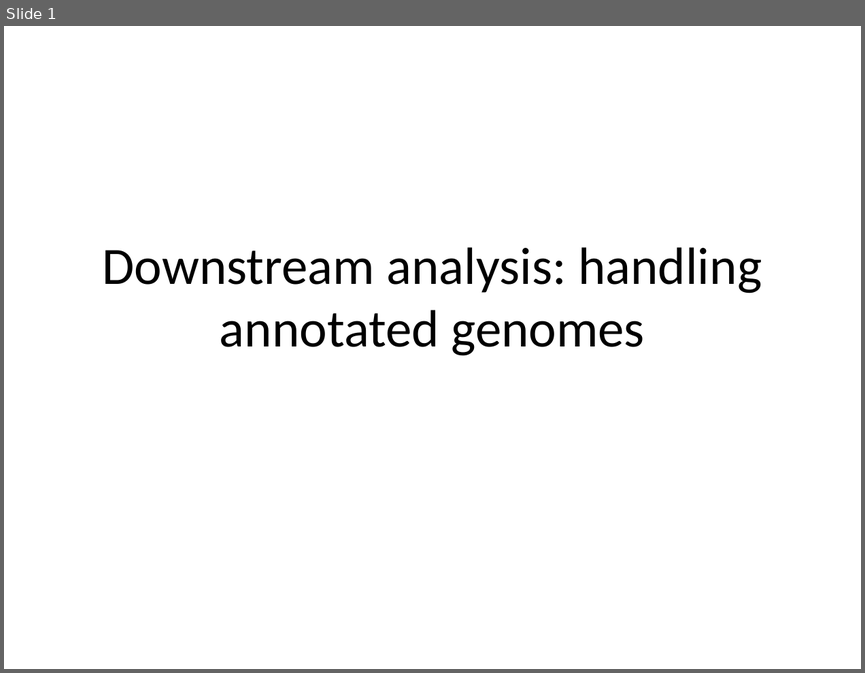
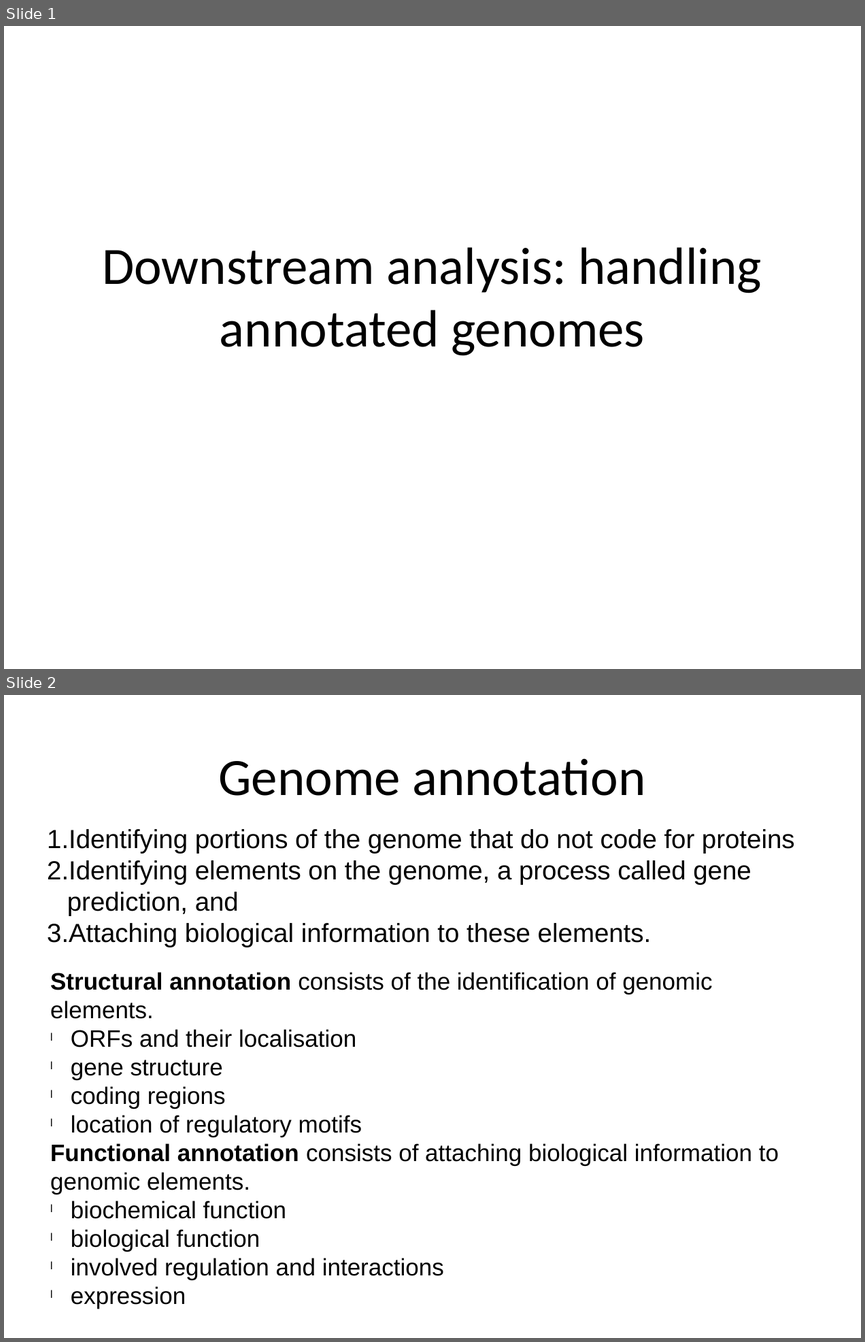
Before and after one commit to naturalis/arangs, a slide deck: doc/slides/day3/session1/GenomeAnnotation.pptx. Shown one above the other, each under a label of ours: slide 1 before the commit, slides 1 and 2 after it. The pictures are 865x673 and 865x1342 pixels, drawn with LibreOffice and Linux fonts; fonts in the diff are those of the drawing. Boxes give left, top, right and bottom in pixels: in the first picture for what was removed or moved away, otherwise in the second. Text is boxed around its words. In the diff, an @@ line names an element or a change of style, - is before the commit and + after.

Commit message:
updated slides for d3/s4

```diff
--- a/doc/slides/day3/session1/GenomeAnnotation.pptx
+++ b/doc/slides/day3/session1/GenomeAnnotation.pptx
@@ slide 2 added at bbox=[4, 695, 861, 1338], background #FFFFFF @@
@@ text added at bbox=[218, 758, 645, 796], 44 pt, text #000000 @@
+Genome annotation
@@ text added at bbox=[47, 829, 795, 947], 22 pt, text #000000 @@
+1. Identifying portions of the genome that do not code for proteins
+2. Identifying elements on the genome, a process called gene prediction, and
+3. Attaching biological information to these elements.
@@ text added at bbox=[50, 972, 779, 1308], 20 pt, text #000000 @@
+Structural annotation consists of the identification of genomic elements.
+l ORFs and their localisation
+l gene structure
+l coding regions
+l location of regulatory motifs
+Functional annotation consists of attaching biological information to genomic elements.
+l biochemical function
+l biological function
+l involved regulation and interactions
+l expression
```
Also in this commit, not shown: 3 other slides added.
